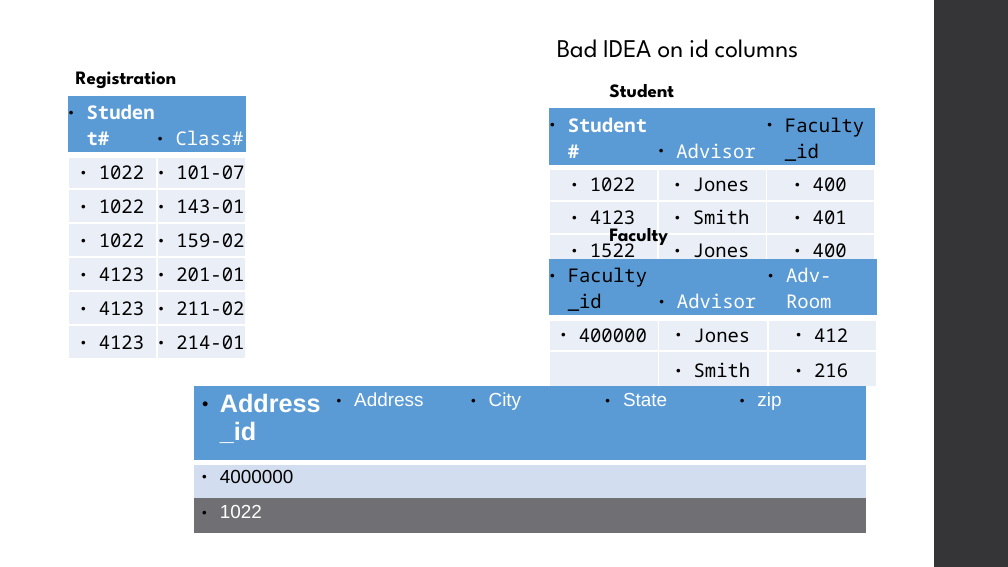
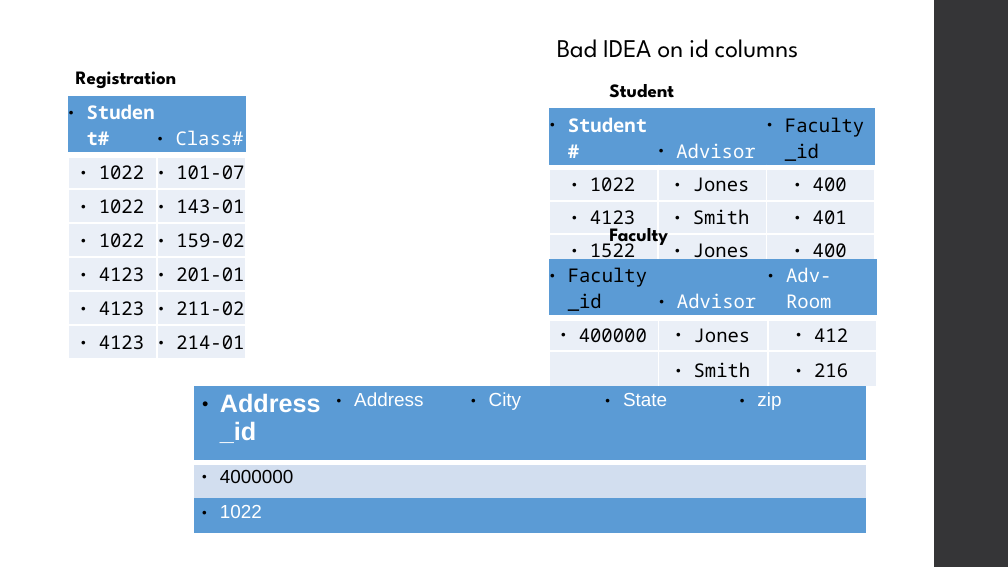
Before and after one commit to MGIS-UMN/GIS5577_week3, a slide deck: slide 39 of Database_Management.odp. Drawn at 1008x567 pixels with LibreOffice and Linux fonts; fonts in the diff are those of the drawing. Boxes give left, top, right and bottom in pixels: in the first picture for what was removed or moved away, otherwise in the second. Text is boxed around its words. In the diff, an @@ line names an element or a change of style, - is before the commit and + after.

```diff
--- a/Database_Management.odp
+++ b/Database_Management.odp
@@ table at bbox=[194, 386, 867, 522] @@
@@ fill #6F6F74 to #5B9BD5 in row 3 @@
```
Also in this commit, not shown: 12 other slides changed.
